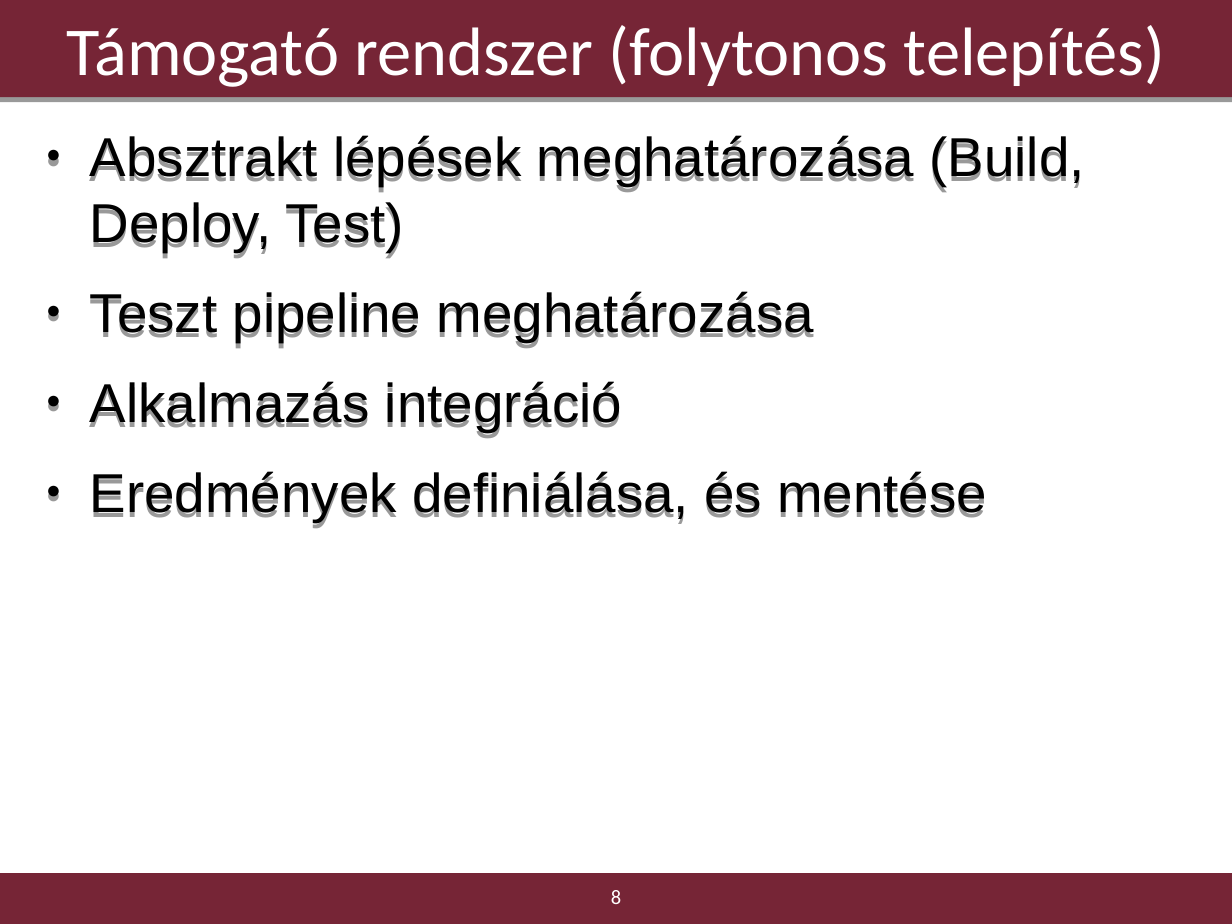
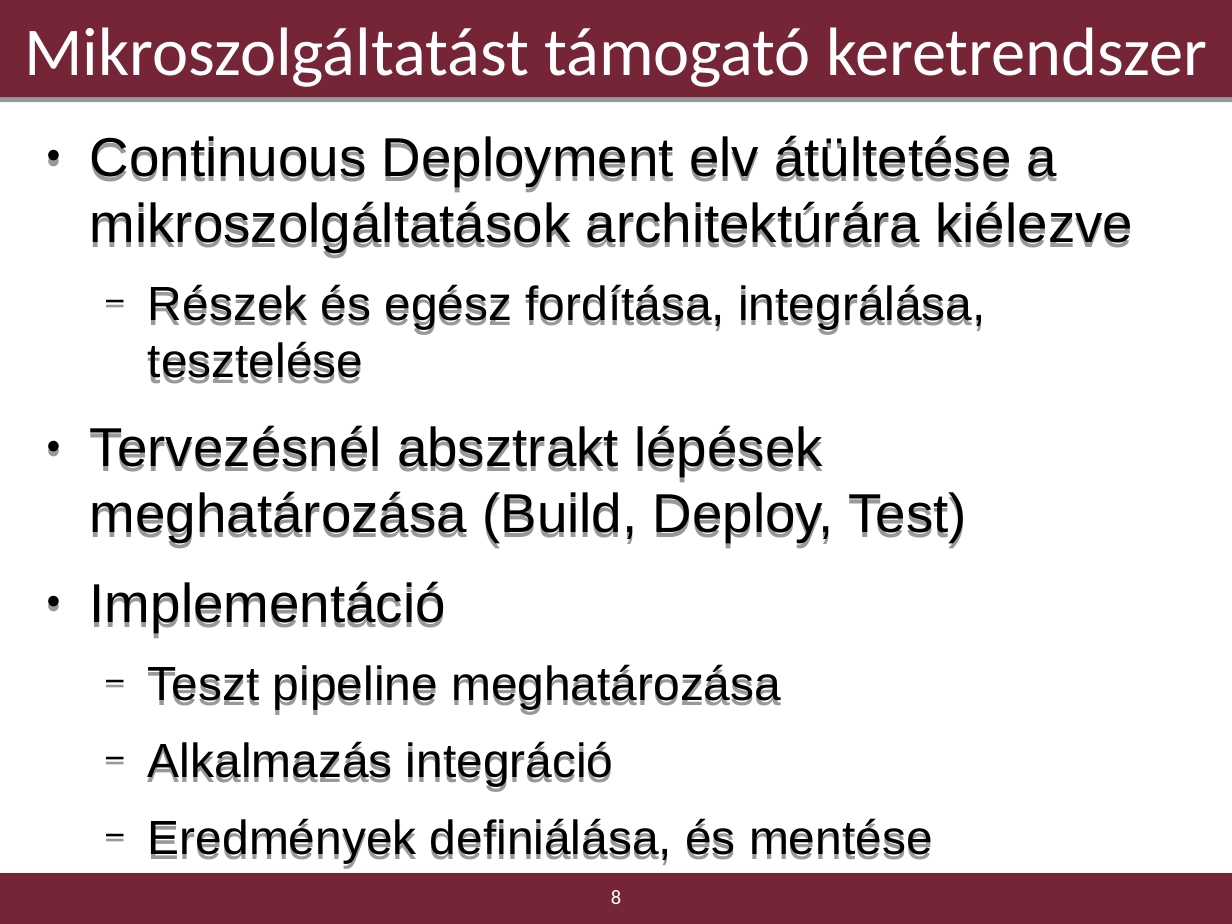
Before and after one commit to borlayda/dipterv2016-microservice, a slide deck: slide 8 of diplomaterv-cykkop.odp. Drawn at 1232x924 pixels with LibreOffice and Linux fonts; fonts in the diff are those of the drawing; background and template pictures are left out. Boxes give left, top, right and bottom in pixels: in the first picture for what was removed or moved away, otherwise in the second. Text is boxed around its words. In the diff, an @@ line names an element or a change of style, - is before the commit and + after.

```diff
--- a/diplomaterv-cykkop.odp
+++ b/diplomaterv-cykkop.odp
@@ title at (24,27,1207,87): text changed @@
-Támogató rendszer (folytonos telepítés)
+Mikroszolgáltatást támogató keretrendszer
@@ text at (90,135,1133,632): text changed @@
-● Absztrakt lépések meghatározása (Build, Deploy, Test)
+● Continuous Deployment elv átültetése a mikroszolgáltatások architektúrára kiélezve
+  − Részek és egész fordítása, integrálása, tesztelése
+● Tervezésnél absztrakt lépések meghatározása (Build, Deploy, Test)
+● Implementáció
@@ text at (148,664,933,863): size 32 to 28 pt in "Teszt pipeline meghatározása", "Alkalmazás integráció", "Eredmények definiálása, és mentése"; bullet ● to −; list level 1 to 2 in "Teszt pipeline meghatározása"; list level 1 to 2 in "Alkalmazás integráció"; list level 1 to 2 in "Eredmények definiálása, és mentése" @@
```
Also in this commit, not shown: 3 other slides changed, 8 slides added, 4 slides removed, 1 other file.
